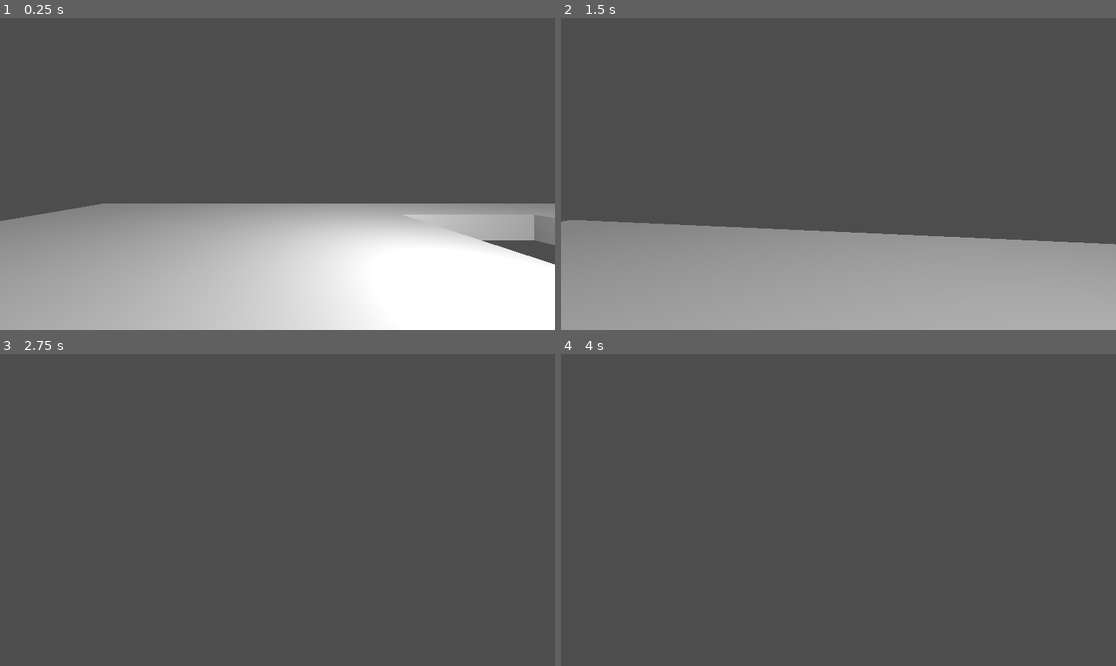
Above: before the commit, frames 1-4 (two rows, left to right).
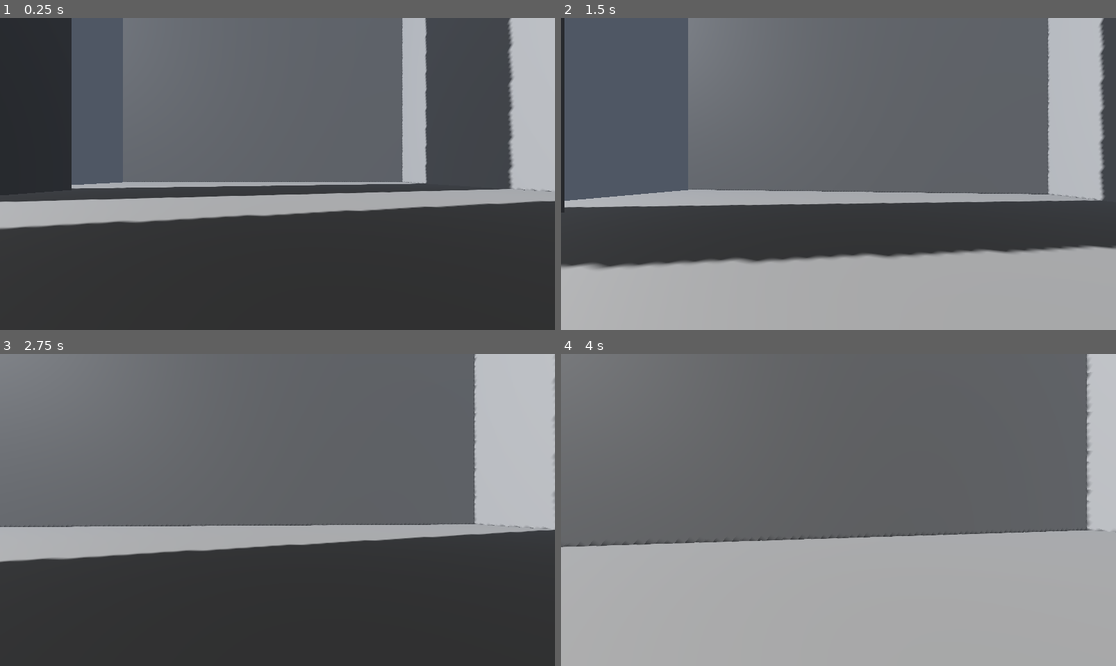
Above: after the commit, the same moments.

Repository: Gevrai/music-vania
Game: Godot game, scene res://world.tscn
Same seed, same stepped clock (60 frames per second), same inputs: the game is played once before the commit and once after it.
Inputs (mouse positions are in pixels of both pictures, inside the frame that each line leads up to):
- Up to frame 1 (0.25 s): no input
- Up to frame 2 (1.5 s): tap Enter at 0.5 s; move the mouse to (866, 174) at 0.52 s; hold Shift (sprint, bound only after the commit) 0.53-1.28 s; hold W (forward) from 0.53 s (still down); tap Space at 0.77 s; move the mouse to (810, 174) at 1.27 s; tap Shift (sprint, bound only after the commit) at 1.35 s
- Up to frame 3 (2.75 s): keep holding W (forward); tap Space at 1.52 s; move the mouse to (288, 503) at 2.02 s; hold Shift (sprint, bound only after the commit) from 2.03 s (still down)
- Up to frame 4 (4 s): keep holding W (forward); move the mouse to (832, 516) at 2.77 s; release Shift (sprint, bound only after the commit) at 2.78 s; tap Shift (sprint, bound only after the commit) at 2.85 s; tap Space at 3.02, 3.77 s; move the mouse to (877, 513) at 3.52 s; hold Shift (sprint, bound only after the commit) from 3.53 s (still down)

The runs differ from the first frame. In frame 1, 83% of the frame differs, in the area x 0-100%, y 0-100%; in frame 2, 58%; in frame 3, 90%; in frame 4, 69%.

Commit message:
add bunch of pillars and fix movement

Diff:
--- a/player.gd
+++ b/player.gd
@@ -4,57 +4,20 @@
 @export var mouse_sensitivity: float = 0.15
 @export var controller_sensitivity: float = 120.0
 @export var invert_y: bool = false
-@export var jump_velocity: float = 4.5
+@export var jump_velocity: float = 10.0
+@export var sprint_multiplier: float = 1.7
 @export var gravity: float = 24.0
 @export_range( -89.0, 89.0 ) var max_pitch_deg: float = 89.0
 
-var _velocity: Vector3 = Vector3.ZERO
+@onready var _camera_pivot: Node3D = %Camera3D
+
 var _yaw: float = 0.0
 var _pitch: float = 0.0
-
-var _camera: Camera3D
-var _camera_pivot: Node3D
 
 var _prev_space_pressed: bool = false
 
 func _ready() -> void:
-	_find_camera_nodes()
 	Input.set_mouse_mode(Input.MOUSE_MODE_CAPTURED)
-
-func _find_camera_nodes() -> void:
-	# Find the first Camera3D in this node's subtree. Prefer a pivot parent for pitch rotation.
-	_camera = null
-	for c in get_children():
-		if c is Camera3D:
-			_camera = c
-			break
-	if _camera == null:
-		# recursive search
-		var cameras = get_tree().get_nodes_in_group("Camera3D")
-		for cam in cameras:
-			if cam is Camera3D and is_instance_valid(cam) and cam.is_a_parent_of(self) == false:
-				# skip cameras not belonging to this character; fall back to any camera in children
-				continue
-	if _camera == null:
-		# fallback: find any Camera3D in children recursively
-		_camera = _find_child_camera(self)
-	if _camera:
-		var p = _camera.get_parent()
-		if p and p is Node3D:
-			_camera_pivot = p
-		else:
-			_camera_pivot = _camera
-	else:
-		_camera_pivot = self
-
-func _find_child_camera(node: Node) -> Camera3D:
-	for child in node.get_children():
-		if child is Camera3D:
-			return child
-		var found = _find_child_camera(child)
-		if found:
-			return found
-	return null
 
 func _unhandled_input(event: InputEvent) -> void:
 	if event is InputEventMouseButton:
@@ -85,10 +48,6 @@
 func _physics_process(delta: float) -> void:
 	_process_movement(delta)
 
-func _process_look_controller(delta: float) -> void:
-	# No-op: controller look removed (mouse-only)
-	pass
-
 func _process_movement(delta: float) -> void:
 	# Build input vector from keyboard (WASD / arrows) and gamepad left stick
 	var input_vec = Input.get_vector("left", "right", "backward", "forward")
@@ -108,21 +67,22 @@
 	else:
 		direction = Vector3.ZERO
 
-	_velocity.x = direction.x
-	_velocity.z = direction.z
+	if Input.is_action_pressed("sprint"):
+		direction = direction * sprint_multiplier
+
+	velocity.x = direction.x
+	velocity.z = direction.z
 
 	if not is_on_floor():
-		_velocity.y -= gravity * delta
+		velocity.y -= gravity * delta
 	else:
-		_velocity.y = 0.0
+		velocity.y = 0.0
 		# Jump: check keyboard action or gamepad A
 		var space_pressed = Input.is_key_pressed(KEY_SPACE)
 		# detect edge (just pressed)
 		if space_pressed and not _prev_space_pressed:
-			_velocity.y = jump_velocity
+			velocity.y = jump_velocity
 		_prev_space_pressed = space_pressed
 
 	# Use CharacterBody3D velocity API: assign, call, then read back
-	velocity = _velocity
 	move_and_slide()
-	_velocity = velocity
--- a/project.godot
+++ b/project.godot
@@ -37,6 +37,11 @@
 "events": [Object(InputEventKey,"resource_local_to_scene":false,"resource_name":"","device":-1,"window_id":0,"alt_press …(192 unchanged characters)…
 ]
 }
+sprint={
+"deadzone": 0.2,
+"events": [Object(InputEventKey,"resource_local_to_scene":false,"resource_name":"","device":-1,"window_id":0,"alt_pressed":false,"shift_pressed":false,"ctrl_pressed":false,"meta_pressed":false,"pressed":false,"keycode":0,"physical_keycode":4194325,"key_label":0,"unicode":0,"location":0,"echo":false,"script":null)
+]
+}
 
 [rendering]
 
--- a/world.tscn
+++ b/world.tscn
@@ -4,40 +4,62 @@
 [ext_resource type="AudioStream" uid="uid://dj3qq1nm1dmix" path="res://clap-375693.mp3" id="2_fj7yv"]
 
 [sub_resource type="Environment" id="Environment_fj7yv"]
+tonemap_mode = 3
+sdfgi_use_occlusion = true
+fog_enabled = true
+fog_light_energy = 0.3
 
 [node name="Node3D" type="Node3D"]
-
-[node name="WorldEnvironment" type="WorldEnvironment" parent="."]
-environment = SubResource("Environment_fj7yv")
-
-[node name="DirectionalLight3D" type="DirectionalLight3D" parent="."]
-transform = Transform3D(1, 0, 0, 0, 0.73077023, 0.6826236, 0, -0.6826236, 0.73077023, 0, 6.3638234, 7.6890984)
 
 [node name="CharacterBody3D" parent="." instance=ExtResource("1_f3sb7")]
 transform = Transform3D(1, 0, 0, 0, 1, 0, 0, 0, 1, 0, 0.64967203, 0)
 
-[node name="Node3D" type="Node3D" parent="."]
+[node name="Environment" type="Node3D" parent="."]
 
-[node name="OmniLight3D" type="OmniLight3D" parent="Node3D"]
-transform = Transform3D(1, 0, 0, 0, 1, 0, 0, 0, 1, 3.1698785, 3.2162223, -2.7232838)
-light_energy = 10.0
-omni_range = 15.0
+[node name="WorldEnvironment" type="WorldEnvironment" parent="Environment"]
+environment = SubResource("Environment_fj7yv")
 
-[node name="CSGCombiner3D" type="CSGCombiner3D" parent="Node3D"]
+[node name="DirectionalLight3D" type="DirectionalLight3D" parent="Environment"]
+transform = Transform3D(-0.17801507, 0.5883884, -0.78873926, -0.52022004, 0.6241016, 0.5829826, 0.83527374, 0.5140977, 0.19499178, -62.926456, 37.0112, 7.6890984)
+shadow_enabled = true
+shadow_opacity = 0.9
+directional_shadow_mode = 0
+
+[node name="Ground" type="CSGBox3D" parent="Environment"]
 use_collision = true
+size = Vector3(60, 1, 100)
 
-[node name="CSGBox3D" type="CSGBox3D" parent="Node3D/CSGCombiner3D"]
-transform = Transform3D(1, 0, 0, 0, 1, 0, 0, 0, 1, 3.6078491, 0, -1.7929688)
+[node name="Ground2" type="CSGBox3D" parent="Environment"]
+transform = Transform3D(1, 0, 0, 0, 1, 0, 0, 0, 1, 27.451233, 50, 0)
 use_collision = true
-size = Vector3(26.215698, 1, 18.585938)
+size = Vector3(5.097534, 101, 100)
 
-[node name="CSGBox3D2" type="CSGBox3D" parent="Node3D/CSGCombiner3D"]
-transform = Transform3D(1, 0, 0, 0, 1, 0, 0, 0, 1, 7.5513306, 0.15847492, -3.128354)
-operation = 2
+[node name="Pillar" type="CSGBox3D" parent="Environment"]
+transform = Transform3D(1, 0, 0, 0, 1, 0, 0, 0, 1, -0.30162048, 49.806152, 44.46646)
 use_collision = true
-size = Vector3(5.199768, 2.6761475, 9.831055)
+size = Vector3(61, 100, 10)
 
-[node name="AudioStreamPlayer3D" type="AudioStreamPlayer3D" parent="Node3D"]
+[node name="Pillar2" type="CSGBox3D" parent="Environment"]
+transform = Transform3D(1, 0, 0, 0, 1, 0, 0, 0, 1, -25.80162, 49.806152, -15.533539)
+use_collision = true
+size = Vector3(10, 100, 10)
+
+[node name="Pillar4" type="CSGBox3D" parent="Environment"]
+transform = Transform3D(1, 0, 0, 0, 1, 0, 0, 0, 1, -25.80162, 49.806152, 4.466461)
+use_collision = true
+size = Vector3(10, 100, 10)
+
+[node name="Pillar5" type="CSGBox3D" parent="Environment"]
+transform = Transform3D(1, 0, 0, 0, 1, 0, 0, 0, 1, -0.30162048, 49.806152, -45.53354)
+use_collision = true
+size = Vector3(61, 100, 10)
+
+[node name="Pillar3" type="CSGBox3D" parent="Environment"]
+transform = Transform3D(1, 0, 0, 0, 1, 0, 0, 0, 1, -25.80162, 49.806152, 24.466461)
+use_collision = true
+size = Vector3(10, 100, 10)
+
+[node name="AudioStreamPlayer3D" type="AudioStreamPlayer3D" parent="Environment"]
 transform = Transform3D(1, 0, 0, 0, 1, 0, 0, 0, 1, 14.104372, 2.529107, 0)
 stream = ExtResource("2_fj7yv")
 autoplay = true
